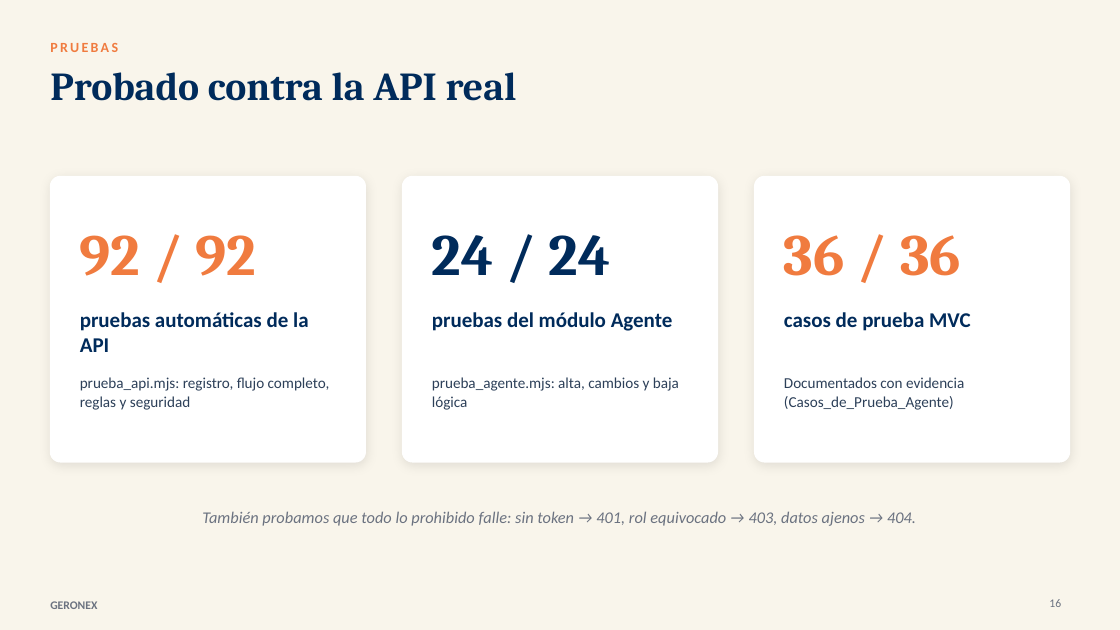
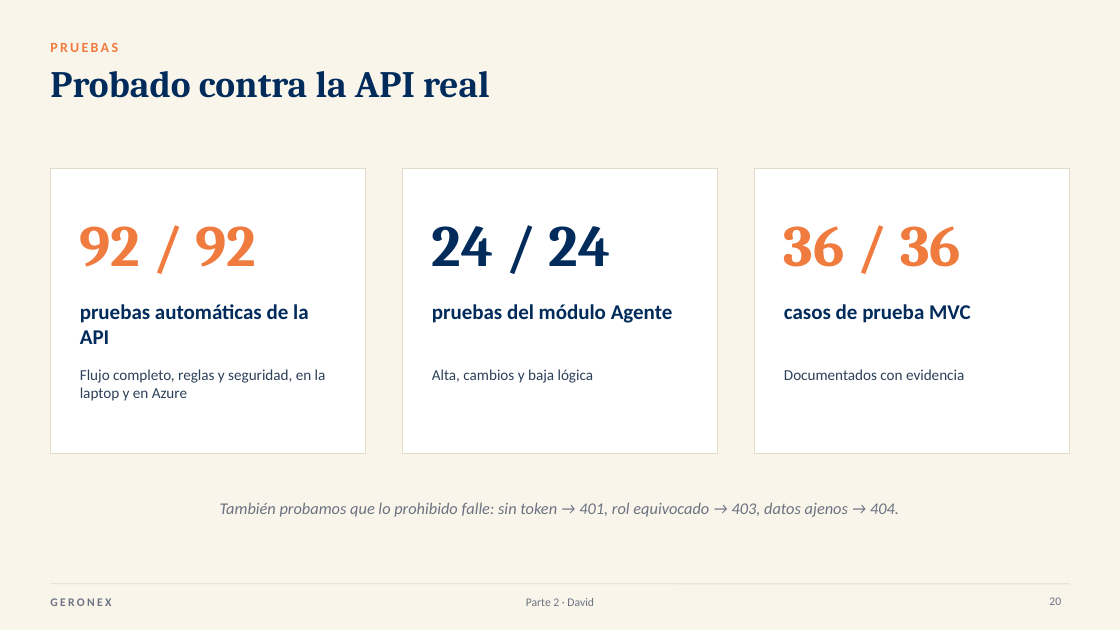
Before and after one commit to DavidVerguita/GERONEX_Equipo5, a slide deck: slide 20 of docs/Presentacion_GERONEX_Final.pptx (slide 16 before the commit). Drawn at 1120x630 pixels with LibreOffice and Linux fonts; fonts in the diff are those of the drawing. Boxes give left, top, right and bottom in pixels: in the first picture for what was removed or moved away, otherwise in the second. Text is boxed around its words. In the diff, an @@ line names an element or a change of style, - is before the commit and + after.

```diff
--- a/docs/Presentacion_GERONEX_Final.pptx
+++ b/docs/Presentacion_GERONEX_Final.pptx
@@ title "Probado contra la API real" at [50, 71, 490, 98]: size 34 to 32 pt @@
@@ rounded rectangle removed at [50, 176, 365, 462] @@
@@ rectangle added at [50, 168, 365, 454], fill #FFFFFF, outline #E3DCCB 0.75 pt @@
@@ rounded rectangle removed at [402, 176, 718, 462] @@
@@ rectangle added at [402, 168, 718, 454], fill #FFFFFF, outline #E3DCCB 0.75 pt @@
@@ rounded rectangle removed at [755, 176, 1070, 462] @@
@@ rectangle added at [755, 168, 1070, 454], fill #FFFFFF, outline #E3DCCB 0.75 pt @@
@@ 6 texts: place and size @@
-6 texts at [80, 235, 971, 352]
+6 texts at [80, 226, 971, 344]
@@ text at [80, 369, 326, 401]: text changed @@
-prueba_api.mjs: registro, flujo completo, reglas y seguridad
+Flujo completo, reglas y seguridad, en la laptop y en Azure
@@ text at [432, 369, 594, 383]: text changed @@
-prueba_agente.mjs: alta, cambios y baja lógica
+Alta, cambios y baja lógica
@@ text at [784, 369, 964, 380]: text changed @@
-Documentados con evidencia (Casos_de_Prueba_Agente)
+Documentados con evidencia
@@ text at [220, 502, 899, 517]: text changed @@
-También probamos que todo lo prohibido falle: sin token → 401, rol equivocado → 403, datos ajenos → 404.
+También probamos que lo prohibido falle: sin token → 401, rol equivocado → 403, datos ajenos → 404.
@@ text "GERONEX" at [50, 598, 111, 606]: letter spacing 0 to 2 pt @@
@@ line added from (50, 584) to (1070, 584), #E3DCCB 0.75 pt @@
@@ text added at [526, 598, 594, 606], 10 pt, text #6B7280 @@
+Parte 2 · David
@@ page number at [1049, 597, 1061, 605]: text changed @@
-16
+20
```
Also in this commit, not shown: 16 other slides changed, 9 slides added, 1 slide removed, 39 other files.
